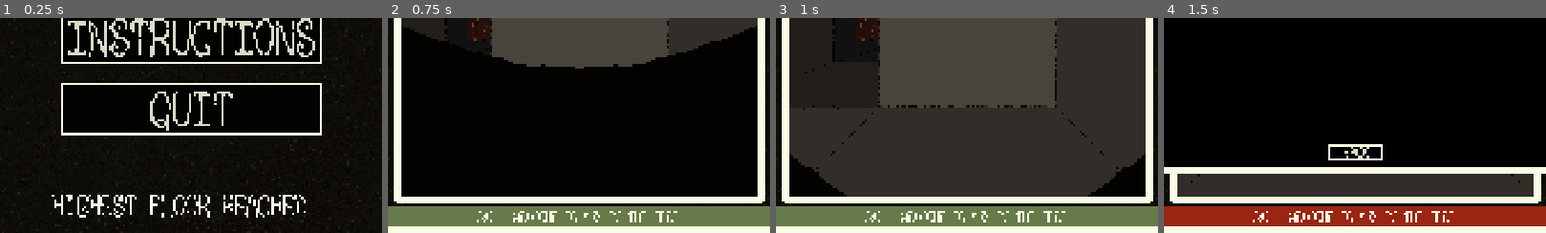
Above: before the commit, frames 1-4 (left to right).
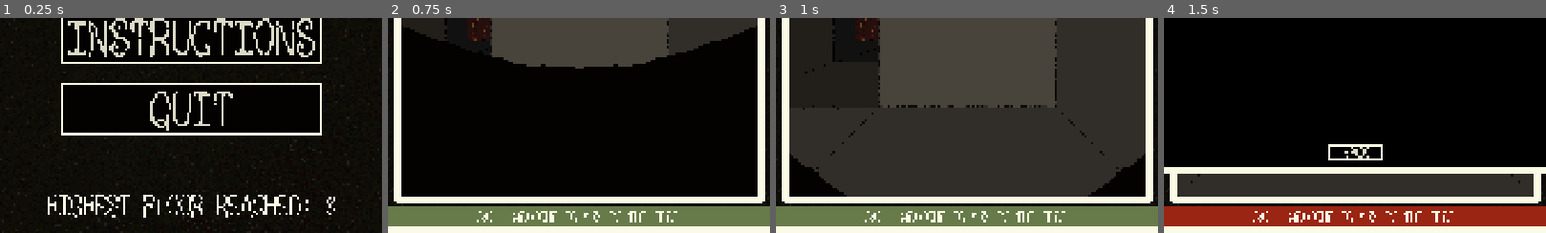
Above: after the commit, the same moments.

Repository: sym-z/arm-to-the-teeth
Game: Godot game, scene res://scenes/main_menu/main_menu.tscn
The game is run twice, just before and just after one commit, with the same random seed, the same clock (stepped at 60 frames per second) and the same inputs. The project has no main scene, so this scene is started directly.
Inputs (mouse positions are % of the whole screen's width and height, from its top left):
- Up to frame 1 (0.25 s): no input
- Up to frame 2 (0.75 s): click "BEGIN" at 0.5 s
- Up to frame 3 (1 s): no input
- Up to frame 4 (1.5 s): move the mouse to (50, 96) at 1.27 s; hold D (turn_right) from 1.28 s (still down); hold Space (pick_up) from 1.28 s (still down); click (50, 96) at 1.42 s
The pictures show only the part of the screen within x 25-75%, y 50-100%; the shares and areas given below are measured in that part.

The runs differ from the first frame. In frame 1, 2.8% of the frame differs, in the area x 12-88%, y 82-93%; in frame 2, nothing differs; in frame 3, nothing differs; in frame 4, nothing differs.
Error before the commit: Invalid access to property or key 'highest_floor' on a base object of type 'Node (globals.gd)'. (res://scenes/main_menu/main_menu.gd:13)

Commit message:
Update globals.gd

Diff:
--- a/src/scripts/globals.gd
+++ b/src/scripts/globals.gd
@@ -12,6 +12,8 @@
 
 # What floor is the player on?
 var curr_floor = 0
+# What is the highest floor the player has reached?
+var highest_floor = 0
 # Called when the node enters the scene tree for the first time.
 func _ready():
 	pass # Replace with function body.
